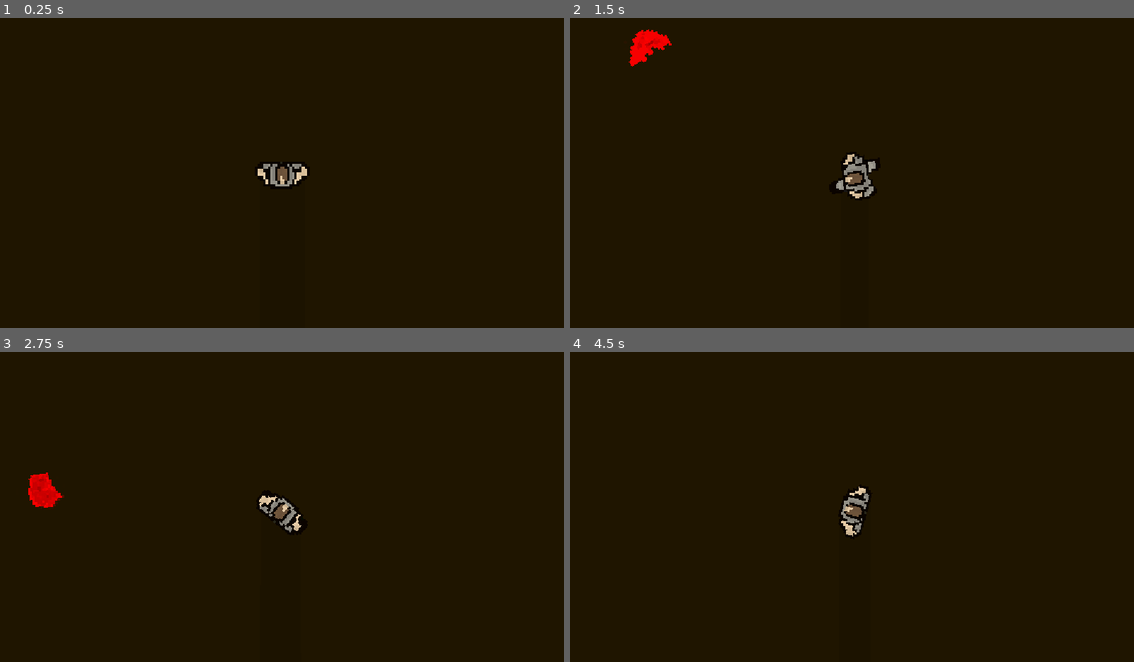
Above: before the commit, frames 1-4 (two rows, left to right).
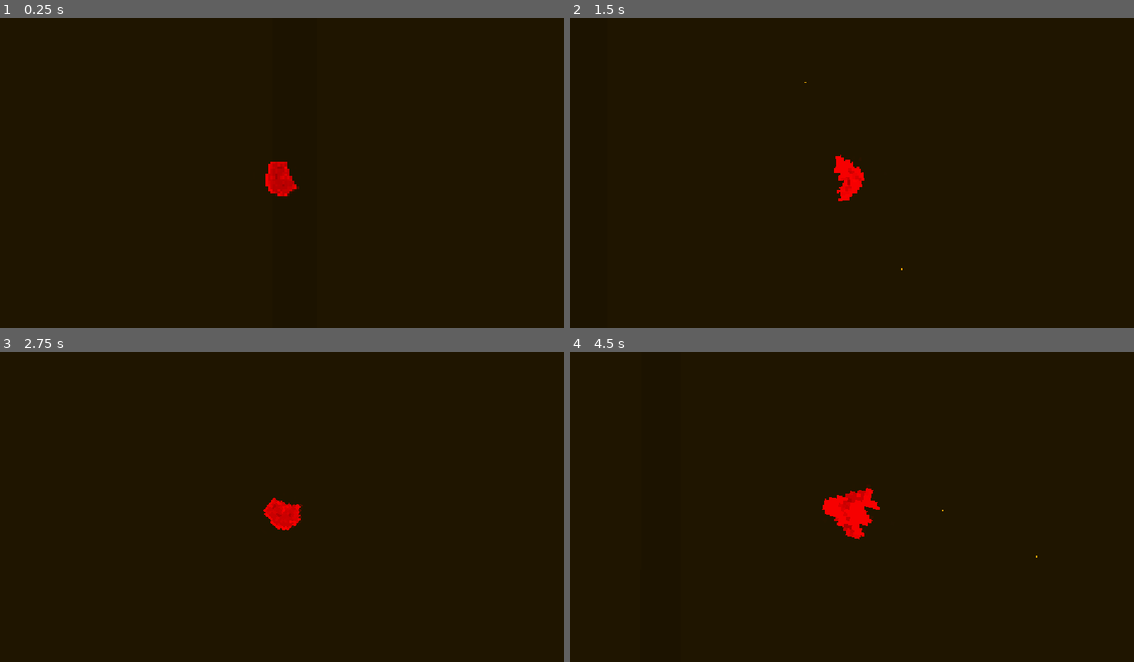
Above: after the commit, the same moments.

Repository: re5erv/POSSESS
Game: Godot game, scene res://scenes/main.tscn
Two runs of this game, one before a commit and one after it. Both use one fixed random seed, a clock stepped at 60 frames per second and the inputs below.
Inputs (mouse positions are in pixels of both pictures, inside the frame that each line leads up to):
- Up to frame 1 (0.25 s): no input
- Up to frame 2 (1.5 s): tap Enter at 0.5 s; move the mouse to (976, 160) at 0.52 s; press the mouse at (976, 160) at 0.53 s; hold D (move_right) 0.53-1.28 s; tap E (interact) at 0.6 s; tap Space (jump) at 0.77, 1.07 s; move the mouse to (739, 191) at 1.27 s; release the mouse at (739, 191) at 1.28 s; hold S (move_down) from 1.28 s (still down); click (739, 191) at 1.35 s
- Up to frame 3 (2.75 s): tap Space (jump) at 1.52, 1.55, 1.82, 2.1 s; move the mouse to (338, 441) at 2.02 s; release S (move_down) at 2.03 s; hold D (move_right) from 2.03 s (still down); tap E (interact) at 2.3 s
- Up to frame 4 (4.5 s): move the mouse to (823, 575) at 2.77 s; release D (move_right) at 2.78 s; hold W (move_up) 2.78-3.53 s; tap E (interact) at 2.85, 4.35 s; tap Space (jump) at 3.02, 3.32, 3.77, 3.8, 4.07 s; click (823, 575) at 3.05 s; move the mouse to (1021, 556) at 3.52 s; press the mouse at (1021, 556) at 3.53 s; hold A (move_left) from 3.53 s (still down); tap R (reload) at 4.15 s; move the mouse to (682, 463) at 4.27 s; release the mouse at (682, 463) at 4.28 s

The runs differ from the first frame. In frame 1, 0.6% of the frame differs, in the area x 45-55%, y 46-58%; in frame 2, 1.2%, in the area x 10-59%, y 3-82%; in frame 3, 1.0%; in frame 4, 0.9%.

Commit message:
tak

Diff:
--- a/objects/Character.tscn
+++ b/objects/Character.tscn
@@ -4,6 +4,7 @@
 [ext_resource type="Texture2D" uid="uid://ce3vurvbqegxw" path="res://textures/DeadRC.png" id="5_hcn2g"]
 [ext_resource type="Texture2D" uid="uid://dw8ufrt4dy585" path="res://textures/BarCivil.png" id="5_qlg0r"]
 [ext_resource type="Script" uid="uid://b5xe0ra4ddoa4" path="res://scripts/stats.gd" id="7_2rlf8"]
+[ext_resource type="Script" uid="uid://bd3s4nay21o47" path="res://scripts/DataGun.gd" id="7_4lryg"]
 [ext_resource type="Script" uid="uid://bnkqht1ultxi" path="res://scripts/holster.gd" id="9_dunks"]
 [ext_resource type="Texture2D" uid="uid://cpi1tbfcgeb81" path="res://textures/Holster.png" id="10_68atb"]
 
@@ -586,7 +587,7 @@
 [sub_resource type="OccluderPolygon2D" id="OccluderPolygon2D_bhunq"]
 polygon = PackedVector2Array(-6, -4, 6, -4, 9, -1, 9, 3, 6, 6, -6, 6, -9, 3, -9, -1)
 
-[node name="Character" type="CharacterBody2D" unique_id=697022508 groups=["player"]]
+[node name="Character" type="CharacterBody2D" unique_id=697022508 groups=["human"]]
 z_index = 1
 collision_layer = 2
 collision_mask = 3
@@ -636,3 +637,9 @@
 [node name="RayCast2D" type="RayCast2D" parent="." unique_id=137805907]
 target_position = Vector2(0, -250)
 collide_with_areas = true
+
+[node name="DataGun" type="Node" parent="." unique_id=1240429811]
+script = ExtResource("7_4lryg")
+gun_name = "Uzi"
+ammo_in_mag = 32
+in_mag_max = 32
--- a/objects/specimen.tscn
+++ b/objects/specimen.tscn
@@ -91,7 +91,7 @@
 radius = 8.0
 height = 16.0
 
-[node name="Specimen" type="CharacterBody2D" unique_id=37663945]
+[node name="Specimen" type="CharacterBody2D" unique_id=37663945 groups=["enemies"]]
 script = ExtResource("1_s1rbj")
 
 [node name="AnimatedSprite2D" type="AnimatedSprite2D" parent="." unique_id=1144493393]
--- a/project.godot
+++ b/project.godot
@@ -19,6 +19,11 @@
 
 window/stretch/mode="canvas_items"
 window/stretch/aspect="expand"
+
+[global_group]
+
+human=""
+enemies=""
 
 [input]
 
--- a/scenes/main.tscn
+++ b/scenes/main.tscn
@@ -9,13 +9,8 @@
 
 [node name="Main" type="Node2D" unique_id=1718836506]
 
-[node name="Character" parent="." unique_id=697022508 instance=ExtResource("1_o5qli")]
+[node name="Character" parent="." unique_id=697022508 groups=["human"] instance=ExtResource("1_o5qli")]
 position = Vector2(257, 70)
-is_possessed = true
-
-[node name="Soul" parent="Character" unique_id=100551520 instance=ExtResource("3_sugp2")]
-position = Vector2(-125, -14.000015)
-scale = Vector2(702.8819, -522.2905)
 
 [node name="Bullet" type="Sprite2D" parent="." unique_id=1043095067]
 modulate = Color(0.12591085, 0.12591085, 0.12591082, 1)
@@ -29,4 +24,8 @@
 shadow_enabled = true
 
 [node name="Specimen" parent="." unique_id=442031406 instance=ExtResource("2_sugp2")]
-position = Vector2(92, 53)
+position = Vector2(252, 166)
+
+[node name="Soul" parent="Specimen" unique_id=100551520 instance=ExtResource("3_sugp2")]
+position = Vector2(40, 2.9999847)
+scale = Vector2(702.8819, -522.2905)
--- a/scripts/character.gd
+++ b/scripts/character.gd
@@ -1,62 +1,50 @@
 extends CharacterBody2D
 
-# --- Общие настройки ---
 @export var move_speed = 120
-@export var strafe_speed = 100
-@export var is_possessed: bool = false # ВСЕЛИЛСЯ ЛИ ИГРОК В НЕГО?
-
-# --- Переменные ИИ (Бывший NPC) ---
+@export var is_possessed: bool = false
+
+# --- Переменные ИИ ---
 @export var attack_range = 250
 @export var view_range = 600
 @export var reaction_delay = 0.3
-var ai_player = null
-var ai_ammo = 32
-var ai_max_ammo = 32
+var ai_target = null
 var ai_is_reloading = false
 var ai_reaction_timer = 0.0
 var is_shooting = false
-
-# --- Ссылки на узлы ---
+var current_target = null
+
+# --- Ссылки на узлы (БЕЗ ЗВУКОВ) ---
 @onready var stats = $Stats
 @onready var Torso_sprite = $Torso
 @onready var Legs_sprite = $Torso/Legs
 @onready var camera = get_node_or_null("Camera2D")
-@onready var holster = $Holster
 @onready var shoot_pos = $ShootPos
 @onready var ray_cast = $RayCast2D
+@onready var data_gun = get_node_or_null("DataGun")
 
 @onready var liner_scene = preload("res://objects/Liner.tscn")
 var bullet_path = preload("res://objects/Bullet.tscn")
 
-# --- Переменные игрока (Из playerRC) ---
+# --- Переменные игрока ---
 var time_played = 0.0
-var innocent: bool = true
-var satisfied: bool = true
-var military: bool = false
-var zoom_level = 5
-var min_zoom = 3
-var max_zoom = 8
-var zoom_step = 0.5
 var dead = false
 var shoot_timer = 0.0
 var fire_rate = 0.08
 var is_reloading = false
-var can_axe_attack = true
-var current_datagun = null
 var is_empty_sound_playing = false
-var is_holster_animating = false
-var carried_item: String = ""
-var is_carrying_item: bool = false
-var item_speed_multiplier: float = 1.0
 var hunger_timer = 0.0
 var hunger_interval = 10.0
 
+# Переменные для оружия (всегда int, никогда не Nil)
+var current_weapon_type: String = "Uzi"
+var current_ammo_in_mag: int = 32
+var max_ammo_in_mag: int = 32
+
 func _ready():
-	# Добавляем в правильные группы в зависимости от того, кто это
 	if is_possessed:
-		add_to_group("player")
+		add_to_group("enemies")
 	else:
-		add_to_group("enemies")
+		add_to_group("human")
 
 	Torso_sprite.play("LarpUzi")
 	Legs_sprite.play("Larp")
@@ -67,21 +55,28 @@
 
 	stats.max_health = 100
 	stats.health = 100
-	stats.current_weapon = ""
 	stats.hunger = 100
+
+	# ИНИЦИАЛИЗАЦИЯ ОРУЖИЯ (БЕЗ КРАШЕЙ)
+	if data_gun:
+		if "gun_name" in data_gun: current_weapon_type = data_gun.gun_name
+		if "in_mag_max" in data_gun: max_ammo_in_mag = data_gun.in_mag_max
+		if "fire_rate" in data_gun: fire_rate = data_gun.fire_rate
+
+		if max_ammo_in_mag <= 0: max_ammo_in_mag = 32
+		current_ammo_in_mag = max_ammo_in_mag
 
 	if is_possessed:
 		camera = get_viewport().get_camera_2d()
 		if camera:
-			camera.zoom = Vector2(zoom_level, zoom_level)
-
-# --- ФУНКЦИЯ ВСЕЛЕНИЯ ---
+			camera.zoom = Vector2(5, 5)
+
 func possess():
 	if is_possessed or dead: return
-
 	is_possessed = true
-	remove_from_group("enemies")
-	add_to_group("player")
+
+	remove_from_group("human")
+	add_to_group("enemies")
 
 	var cam = get_tree().get_first_node_in_group("main_camera")
 	if cam:
@@ -89,7 +84,6 @@
 		cam.position = Vector2.ZERO
 		if cam.has_method("snap_to_parent"):
 			cam.snap_to_parent()
-		cam.zoom = Vector2(cam.zoom_level, cam.zoom_level)
 
 	print("Вселились в ", name)
 
@@ -110,51 +104,38 @@
 		enemy_ai_logic(_delta)
 
 # ==========================================
-# ЛОГИКА ИГРОКА (Почти полная копия playerRC)
+# ЛОГИКА ИГРОКА
 # ==========================================
 func player_logic(_delta):
 	var move_input = Input.get_vector("move_left", "move_right", "move_up", "move_down")
 	var forward = Vector2.UP.rotated(rotation)
 	var final_dir = forward * -move_input.y + forward.rotated(PI/2.0) * move_input.x
 
-	var is_strafing = abs(move_input.x) > 0.1 and abs(move_input.y) < 0.1
-	var current_speed = move_speed
-	if is_carrying_item:
-		current_speed = move_speed * item_speed_multiplier
-
-	var current_speed_final = strafe_speed if is_strafing else current_speed
-	velocity = final_dir * current_speed_final
+	velocity = final_dir * move_speed
 	move_and_slide()
 
 	update_animations(move_input)
 
-	if InputMap.has_action("holster") and Input.is_action_just_pressed("holster"):
-		toggle_holster()
 	if InputMap.has_action("exit") and Input.is_action_just_pressed("exit"):
 		pause_menu()
-	if InputMap.has_action("interact") and Input.is_action_just_pressed("interact"):
-		interact()
-
-	if InputMap.has_action("reload") and Input.is_action_just_pressed("reload") and stats.current_weapon != "" and not is_reloading and current_datagun and current_datagun.ammo_in_mag < current_datagun.in_mag_max and stats.ammo_in_pocket > 0:
+
+	if InputMap.has_action("reload") and Input.is_action_just_pressed("reload") and not is_reloading and current_ammo_in_mag < max_ammo_in_mag:
 		reload()
 
-	if InputMap.has_action("shoot") and Input.is_action_pressed("shoot") and stats.current_weapon != "" and not is_reloading and not is_carrying_item:
-		if stats.current_weapon == "Axe":
-			axe_attack()
+	if InputMap.has_action("shoot") and Input.is_action_pressed("shoot") and not is_reloading:
+		if current_ammo_in_mag > 0:
+			shoot_timer += _delta
+			if shoot_timer >= fire_rate:
+				shoot_timer = 0.0
+				shoot_nigg()
 		else:
-			if current_datagun and current_datagun.ammo_in_mag > 0:
-				shoot_timer += _delta
-				if shoot_timer >= fire_rate:
-					shoot_timer = 0.0
-					shoot_nigg()
-			else:
-				if not is_empty_sound_playing:
-					is_empty_sound_playing = true
-					Torso_sprite.play("EmptyUzi")
-					await get_tree().create_timer(0.3).timeout
-					is_empty_sound_playing = false
-
-	if satisfied:
+			if not is_empty_sound_playing:
+				is_empty_sound_playing = true
+				Torso_sprite.play("EmptyUzi")
+				await get_tree().create_timer(0.3).timeout
+				is_empty_sound_playing = false
+
+	if stats.hunger > 0:
 		hunger_timer += _delta
 		if hunger_timer >= hunger_interval:
 			hunger_timer = 0.0
@@ -164,66 +145,83 @@
 				die()
 
 # ==========================================
-# ЛОГИКА ИИ (Из NPC)
+# УМНЫЙ ИИ (Ищет цель в группе "enemies")
 # ==========================================
 func enemy_ai_logic(delta):
-	if not ai_player:
-		ai_player = get_tree().get_first_node_in_group("player")
-
-	if not ai_player: return
-
-	var player_distance = global_position.distance_to(ai_player.global_position)
-	var can_see_player = false
-
-	if player_distance < view_range:
-		ray_cast.target_position = to_local(ai_player.global_position)
-		ray_cast.force_raycast_update()
-		if ray_cast.is_colliding():
-			if ray_cast.get_collider().is_in_group("player"):
-				can_see_player = true
-		else:
-			can_see_player = true
-
-	if can_see_player:
-		rotation = global_position.direction_to(ai_player.global_position).angle() + PI/2.0
-
-		if ai_is_reloading:
-			velocity = Vector2.ZERO
-			move_and_slide()
-			return
-
-		if player_distance < attack_range:
-			ai_reaction_timer += delta
-			if ai_reaction_timer >= reaction_delay:
-				if not is_shooting:
-					is_shooting = true
-					Torso_sprite.play("ShootUzi")
-
-				shoot_timer += delta
-				if shoot_timer >= fire_rate and ai_ammo > 0:
-					shoot_timer = 0.0
-					enemy_shoot()
-				elif ai_ammo <= 0:
-					enemy_reload()
-		else:
-			velocity = global_position.direction_to(ai_player.global_position) * move_speed
-			move_and_slide()
-			Legs_sprite.play("Walk")
-	else:
+	var enemies = get_tree().get_nodes_in_group("enemies")
+	var visible_target = null
+	var visible_target_dist = attack_range
+
+	for enemy in enemies:
+		if enemy == self: continue
+		if "dead" in enemy and enemy.dead: continue
+
+		var dist = global_position.distance_to(enemy.global_position)
+		var enemy_visible = false
+
+		if dist < view_range:
+			ray_cast.target_position = to_local(enemy.global_position)
+			ray_cast.force_raycast_update()
+			if ray_cast.is_colliding():
+				var collider = ray_cast.get_collider()
+				if collider == enemy or collider.is_in_group("enemies"):
+					enemy_visible = true
+			else:
+				enemy_visible = true
+
+		if enemy_visible and dist < visible_target_dist:
+			visible_target_dist = dist
+			visible_target = enemy
+
+	if not visible_target:
+		current_target = null
+		Torso_sprite.play("LarpUzi")
+		Legs_sprite.play("Larp")
 		velocity = Vector2.ZERO
 		move_and_slide()
-		if not is_shooting:
+		return
+
+	if visible_target != current_target:
+		current_target = visible_target
+		if is_shooting:
+			is_shooting = false
 			Torso_sprite.play("LarpUzi")
-			Legs_sprite.play("Larp")
-
-# ==========================================
-# ФУНКЦИИ СТРЕЛЬБЫ И ПЕРЕЗАРЯДКИ (Игрок)
+
+	var target_dir = global_position.direction_to(visible_target.global_position)
+	rotation = target_dir.angle() + PI/2.0
+
+	if ai_is_reloading:
+		velocity = Vector2.ZERO
+		move_and_slide()
+		return
+
+	if visible_target_dist < attack_range:
+		ai_reaction_timer += delta
+		if ai_reaction_timer >= reaction_delay:
+			if not is_shooting:
+				is_shooting = true
+				Torso_sprite.play("ShootUzi")
+
+			shoot_timer += delta
+			if shoot_timer >= fire_rate and current_ammo_in_mag > 0:
+				shoot_timer = 0.0
+				enemy_shoot()
+			elif current_ammo_in_mag <= 0:
+				enemy_reload()
+	else:
+		ai_reaction_timer = 0.0
+		if is_shooting:
+			is_shooting = false
+			Torso_sprite.play("LarpUzi")
+		velocity = Vector2.ZERO
+		move_and_slide()
+
+# ==========================================
+# СТРЕЛЬБА И ПЕРЕЗАРЯДКА (БЕЗ ЗВУКОВ)
 # ==========================================
 func shoot_nigg():
-	if current_datagun: current_datagun.ammo_in_mag -= 1
-	else:
-		Torso_sprite.play("EmptyUzi")
-		return
+	if current_ammo_in_mag <= 0: return
+	current_ammo_in_mag -= 1
 
 	var liner = liner_scene.instantiate()
 	var spawn_offset = Vector2(randf_range(8, 16), randf_range(-10, -20)).rotated(rotation)
@@ -237,67 +235,50 @@
 	get_parent().add_child(bullet)
 
 	Torso_sprite.play("ShootUzi")
-
 	await get_tree().create_timer(0.1).timeout
 	if not Input.is_action_pressed("shoot"):
 		Torso_sprite.play("Uzi")
 
+func enemy_shoot():
+	if current_ammo_in_mag <= 0: return
+	current_ammo_in_mag -= 1
+
+	var liner = liner_scene.instantiate()
+	var spawn_offset = Vector2(randf_range(8, 16), randf_range(-10, -20)).rotated(rotation)
+	liner.global_position = global_position + spawn_offset
+	liner.rotation = randf_range(-PI, PI)
+	get_parent().add_child(liner)
+
+	var bullet = bullet_path.instantiate()
+	bullet.visible = true
+	bullet.pos = shoot_pos.global_position
+	bullet.dir = rotation
+	bullet.enemy_bullet = true
+	get_parent().add_child(bullet)
+
 func reload():
-	if is_reloading or is_carrying_item: return
-	if stats.ammo_in_pocket <= 0: return
-	if not current_datagun: return
-	if current_datagun.ammo_in_mag >= current_datagun.in_mag_max: return
-
+	if is_reloading: return
 	is_reloading = true
 	Torso_sprite.play("ReloadUzi")
 	await Torso_sprite.animation_finished
-
-	var needed = current_datagun.in_mag_max - current_datagun.ammo_in_mag
-	var taken = min(needed, stats.ammo_in_pocket)
-	current_datagun.ammo_in_mag += taken
-	stats.ammo_in_pocket -= taken
-
+	current_ammo_in_mag = max_ammo_in_mag
 	is_reloading = false
-	Torso_sprite.play("LarpUzi" if stats.current_weapon != "" else "Larp")
-
-func axe_attack():
-	if not can_axe_attack or is_carrying_item: return
-	can_axe_attack = false
-	Torso_sprite.play("ShootAxe")
-
-	var hit_something = false
-	var trees = get_tree().get_nodes_in_group("trees")
-	for tree in trees:
-		if global_position.distance_to(tree.global_position) < 25:
-			tree.take_damage(1)
-			hit_something = true
-
-	await get_tree().create_timer(0.5).timeout
-	Torso_sprite.play("LarpAxe")
-	await get_tree().create_timer(0.5).timeout
-	can_axe_attack = true
-
-# ==========================================
-# ФУНКЦИИ СТРЕЛЬБЫ (ИИ)
-# ==========================================
-func enemy_shoot():
-	ai_ammo -= 1
-	var bullet = bullet_path.instantiate()
-	bullet.dir = rotation
-	bullet.pos = shoot_pos.global_position
-	bullet.enemy_bullet = true
-	get_parent().add_child(bullet)
+	Torso_sprite.play("LarpUzi")
 
 func enemy_reload():
+	if ai_is_reloading: return
 	ai_is_reloading = true
+	if is_shooting:
+		is_shooting = false
+		Torso_sprite.play("LarpUzi")
 	Torso_sprite.play("ReloadUzi")
 	await Torso_sprite.animation_finished
-	ai_ammo = ai_max_ammo
+	current_ammo_in_mag = max_ammo_in_mag
 	ai_is_reloading = false
 	Torso_sprite.play("LarpUzi")
 
 # ==========================================
-# СМЕРТЬ И УРОН
+# СМЕРТЬ И АНИМАЦИИ
 # ==========================================
 func take_damage(dmg, from_enemy = false):
 	if dead: return
@@ -318,12 +299,10 @@
 	if collision: collision.queue_free()
 
 	if not is_possessed and not from_enemy:
-		var players = get_tree().get_nodes_in_group("player")
-		for p in players:
-			p.stats.total_kills += 1
-			if p.military:
-				p.stats.moneys += 30
-				p.stats.total_moneys += 30
+		var humans = get_tree().get_nodes_in_group("enemies")
+		for p in humans:
+			if p.has_method("on_enemy_killed"):
+				p.on_enemy_killed()
 
 func update_hp_color():
 	var health_percent = float(stats.health) / float(stats.max_health)
@@ -331,150 +310,6 @@
 	Torso_sprite.modulate = Color(1.0, 1.0 - red_intensity * 0.5, 1.0 - red_intensity * 0.5)
 	Legs_sprite.modulate = Color(1.0, 1.0 - red_intensity * 0.5, 1.0 - red_intensity * 0.5)
 
-# ==========================================
-# ИНТЕРАКТ И ПРЕДМЕТЫ (Из playerRC)
-# ==========================================
-func interact():
-	if dead: return
-	var nearby_item = get_nearest_item()
-	if nearby_item:
-		pickup_item(nearby_item)
-		return
-	var nearby_weapon = get_nearest_weapon()
-	if nearby_weapon:
-		pickup_weapon(nearby_weapon)
-	else:
-		if stats.current_weapon != "": drop_weapon()
-		elif is_carrying_item: drop_item()
-
-func get_nearest_weapon():
-	var nearest = null
-	var nearest_dist = 30.0
-	for w in get_tree().get_nodes_in_group("weapon_pickup"):
-		var dist = global_position.distance_to(w.global_position)
-		if dist < nearest_dist:
-			nearest_dist = dist
-			nearest = w
-	return nearest
-
-func get_nearest_item():
-	var nearest = null
-	var nearest_dist = 30.0
-	for item in get_tree().get_nodes_in_group("item_pickup"):
-		var dist = global_position.distance_to(item.global_position)
-		if dist < nearest_dist:
-			nearest_dist = dist
-			nearest = item
-	return nearest
-
-func pickup_item(item):
-	if dead or stats.current_weapon != "": return
-	if is_carrying_item: drop_item()
-	carried_item = item.item_name
-	is_carrying_item = true
-	item_speed_multiplier = item.speed_multiplier
-	item.queue_free()
-
-func drop_item():
-	if not is_carrying_item: return
-	var drop_pos = global_position + Vector2(20, 0).rotated(rotation)
-	var pickup = load("res://scenes/objects/TimberPick.tscn").instantiate()
-	pickup.global_position = drop_pos
-	pickup.rotation = rotation
-	get_parent().add_child(pickup)
-	carried_item = ""
-	is_carrying_item = false
-	item_speed_multiplier = 1.0
-
-func pickup_weapon(pickup):
-	if dead or is_carrying_item: return
-	if stats.current_weapon != "": drop_weapon()
-
-	var pickup_datagun = pickup.get_node_or_null("DataGunNode")
-	if pickup_datagun:
-		pickup.remove_child(pickup_datagun)
-		add_child(pickup_datagun)
-		current_datagun = pickup_datagun
-		stats.current_weapon = pickup_datagun.gun_name
-		current_datagun.edited = true
-	else:
-		stats.current_weapon = pickup.weapon_name
-		current_datagun = null
-	is_reloading = false
-	can_axe_attack = true
-	pickup.queue_free()
-
-func drop_weapon():
-	if stats.current_weapon == "": return
-	if is_reloading: is_reloading = false
-
-	Torso_sprite.play("Larp")
-	var drop_pos = global_position + Vector2(20, 0)
-	var pickup_path = "res://objects/" + stats.current_weapon + "Pick.tscn"
-	var pickup = load(pickup_path).instantiate()
-	pickup.global_position = drop_pos
-
-	var pickup_datagun = pickup.get_node_or_null("DataGunNode")
-	if pickup_datagun and current_datagun:
-		pickup_datagun.gun_name = current_datagun.gun_name
-		pickup_datagun.ammo_in_mag = current_datagun.ammo_in_mag
-		pickup_datagun.in_mag_max = current_datagun.in_mag_max
-		pickup_datagun.edited = true
-		current_datagun.queue_free()
-		current_datagun = null
-
-	get_parent().add_child(pickup)
-	stats.current_weapon = ""
-	can_axe_attack = true
-
-# ==========================================
-# КОБУРА, АНИМАЦИИ И ПАУЗА
-# ==========================================
-func toggle_holster():
-	if is_holster_animating or is_carrying_item: return
-	is_holster_animating = true
-
-	if stats.current_weapon != "" and holster.holsted_weapon == "":
-		var weapon_name = stats.current_weapon
-		if weapon_name == "Uzi":
-			Torso_sprite.play("HolstUzi")
-			await Torso_sprite.animation_finished
-		elif weapon_name == "Axe":
-			Torso_sprite.play("HolstAxe")
-			await Torso_sprite.animation_finished
-
-		if current_datagun:
-			remove_child(current_datagun)
-			holster.add_child(current_datagun)
-		holster.set_holsted(weapon_name)
-		stats.current_weapon = ""
-		current_datagun = null
-		Torso_sprite.play("Larp")
-		is_holster_animating = false
-		return
-
-	if stats.current_weapon == "" and holster.holsted_weapon != "":
-		var weapon_name = holster.holsted_weapon
-		stats.current_weapon = weapon_name
-		holster.set_holsted("")
-
-		if weapon_name == "Uzi":
-			Torso_sprite.play("UnHolstUzi")
-			await Torso_sprite.animation_finished
-		elif weapon_name == "Axe":
-			Torso_sprite.play("UnHolstAxe")
-			await Torso_sprite.animation_finished
-
-		var holster_datagun = holster.get_node_or_null("DataGunNode")
-		if holster_datagun:
-			holster.remove_child(holster_datagun)
-			add_child(holster_datagun)
-			current_datagun = holster_datagun
-		is_holster_animating = false
-		return
-
-	is_holster_animating = false
-
 func update_animations(move_input):
 	if dead: return
 	var is_moving = move_input.length() > 0.1
@@ -487,27 +322,18 @@
 	var legs_anim = "Larp"
 
 	if is_moving:
-		if is_carrying_item: torso_anim = "TimberUn"
-		elif stats.current_weapon != "":
-			if stats.current_weapon == "Axe": torso_anim = "Axe"
-			else:
-				if is_left or is_right: torso_anim = "LarpUzi"
-				else: torso_anim = "Uzi"
-		else:
-			if is_left or is_right: torso_anim = "Larp"
-			else: torso_anim = "Walk"
+		if is_left or is_right: torso_anim = "LarpUzi"
+		else: torso_anim = "Uzi"
 
 		if is_forward or is_backward: legs_anim = "Walk"
 		elif is_left: legs_anim = "CrabLeft"
 		elif is_right: legs_anim = "CrabRight"
 		else: legs_anim = "Walk"
 	else:
-		if is_carrying_item: torso_anim = "TimberUn"
-		elif stats.current_weapon == "Axe": torso_anim = "LarpAxe"
-		else: torso_anim = "LarpUzi" if stats.current_weapon != "" else "Larp"
+		torso_anim = "LarpUzi"
 		legs_anim = "Larp"
 
-	var protected_anims = ["ShootUzi", "ReloadUzi", "ShootAxe", "EmptyUzi", "HolstUzi", "UnHolstUzi", "HolstAxe", "UnHolstAxe", "Dead"]
+	var protected_anims = ["ShootUzi", "ReloadUzi", "EmptyUzi", "Dead"]
 	if Torso_sprite.animation != torso_anim and not Torso_sprite.animation in protected_anims:
 		Torso_sprite.play(torso_anim)
 	if Legs_sprite.animation != legs_anim and Torso_sprite.animation != "Dead":
--- a/scripts/specimen.gd
+++ b/scripts/specimen.gd
@@ -1,19 +1,29 @@
 extends CharacterBody2D
 
 @export var move_speed = 150.0
-@export var jump_scale = 1.5 # Насколько слизь увеличивается в прыжке
-@export var jump_duration = 0.8 # Длительность прыжка (0.8 сек = плавное парение)
+@export var jump_scale = 1.5
+@export var jump_duration = 0.8
 
 @onready var sprite = $AnimatedSprite2D
 
 var is_jumping = false
 var jump_timer = 0.0
+var jump_target = null
+
+# Эти переменные нужны, чтобы люди (в группе "human") могли корректно его обрабатывать
+var is_possessed = false
+var dead = false
 
 func _ready():
+	# Добавляем в группу врагов, чтобы люди видели его и стреляли
+	add_to_group("enemies")
+
 	if sprite:
 		sprite.play("Larp")
 
 func _process(_delta):
+	if dead: return
+
 	# 1. ПОВОРОТ ЗА МЫШЬЮ
 	var mouse_angle = global_position.direction_to(get_global_mouse_position()).angle()
 	rotation = mouse_angle + PI/2.0
@@ -23,23 +33,24 @@
 		jump_timer += _delta
 		var progress = jump_timer / jump_duration
 
-		# Используем функцию smoothstep для более плавного парения (взлет и посадка)
-		# Вместо простого синуса мы берем "горб" (от 0 до 1 и обратно к 0)
 		var flight_curve = sin(progress * PI)
-
-		# Применяем масштаб (плавно)
 		var current_scale = 1.0 + (jump_scale - 1.0) * flight_curve
 		scale = Vector2(current_scale, current_scale)
 
-		# Если время вышло — заканчиваем прыжок
 		if progress >= 1.0:
 			is_jumping = false
-			scale = Vector2.ONE # Возвращаем исходный размер
-			# Возвращаем анимацию покоя
-			if sprite:
-				sprite.play("Larp")
+			scale = Vector2.ONE
+
+			# ПРИЗЕМЛЕНИЕ: проверяем, на кого прыгнули
+			if jump_target and is_instance_valid(jump_target):
+				possess_target(jump_target)
+			else:
+				if sprite:
+					sprite.play("Larp")
 
 func _physics_process(_delta):
+	if dead: return
+
 	# 1. ДВИЖЕНИЕ
 	var input_dir = Input.get_vector("move_left", "move_right", "move_up", "move_down")
 
@@ -47,12 +58,10 @@
 		velocity = input_dir * move_speed
 		move_and_slide()
 
-		# Если мы в прыжке, не перебиваем анимацию Jump анимацией Walk
 		if sprite and sprite.animation != "Walk" and sprite.animation != "Jump":
 			sprite.play("Walk")
 	else:
 		velocity = Vector2.ZERO
-		# Если мы в прыжке, не перебиваем Jump анимацией Larp
 		if sprite and sprite.animation != "Larp" and sprite.animation != "Jump":
 			sprite.play("Larp")
 
@@ -63,9 +72,39 @@
 func start_jump():
 	is_jumping = true
 	jump_timer = 0.0
+	jump_target = null
 
-	# Включаем анимацию прыжка
+	# Ищем ближайшего Human в радиусе (например, 60 пикселей)
+	var nearest_human = null
+	var min_dist = 60.0
+
+	for human in get_tree().get_nodes_in_group("human"):
+		# Проверяем, что он не мертв и в него еще не вселились
+		if human.dead or human.is_possessed:
+			continue
+
+		var dist = global_position.distance_to(human.global_position)
+		if dist < min_dist:
+			min_dist = dist
+			nearest_human = human
+
+	jump_target = nearest_human
+
 	if sprite:
 		sprite.play("Jump")
 
-	# Здесь в будущем можно добавить проверку, есть ли под нами враг, чтобы вселиться
+func possess_target(target):
+	# Вызываем у человека функцию вселения
+	target.possess()
+
+	# Удаляем прыгуна (слизь) с карты
+	queue_free()
+
+# --- Функция для получения урона (если люди попадут) ---
+#func take_damage(dmg):
+	#if dead: return
+	# У слизи нет здоровья, поэтому просто игнорируем или удаляем
+	#print("Слизень получил урон, но выжил (или умри, если нужно)")
+	# Если хочешь, чтобы слизень умирал:
+	# dead = true
+	# queue_free()
